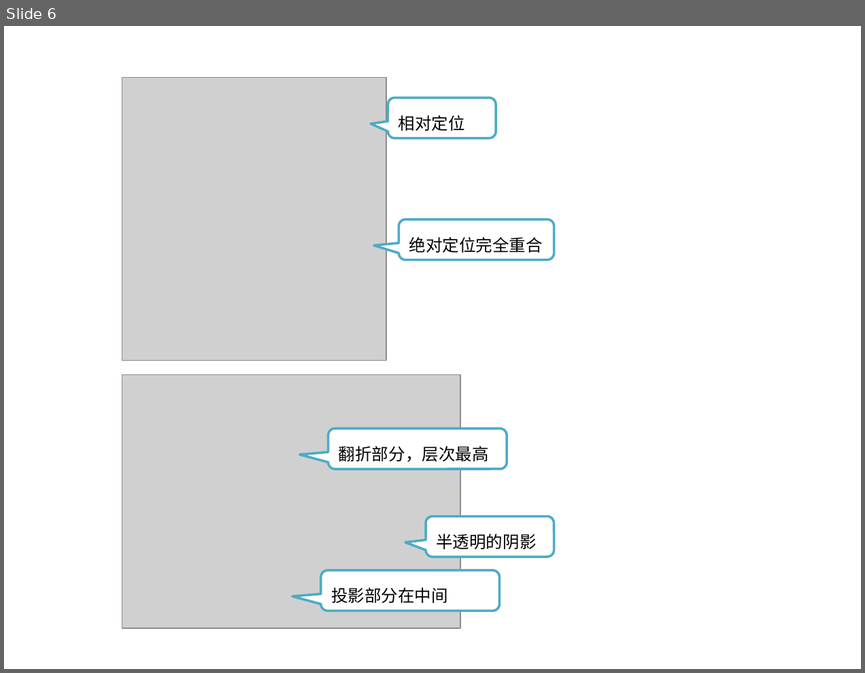
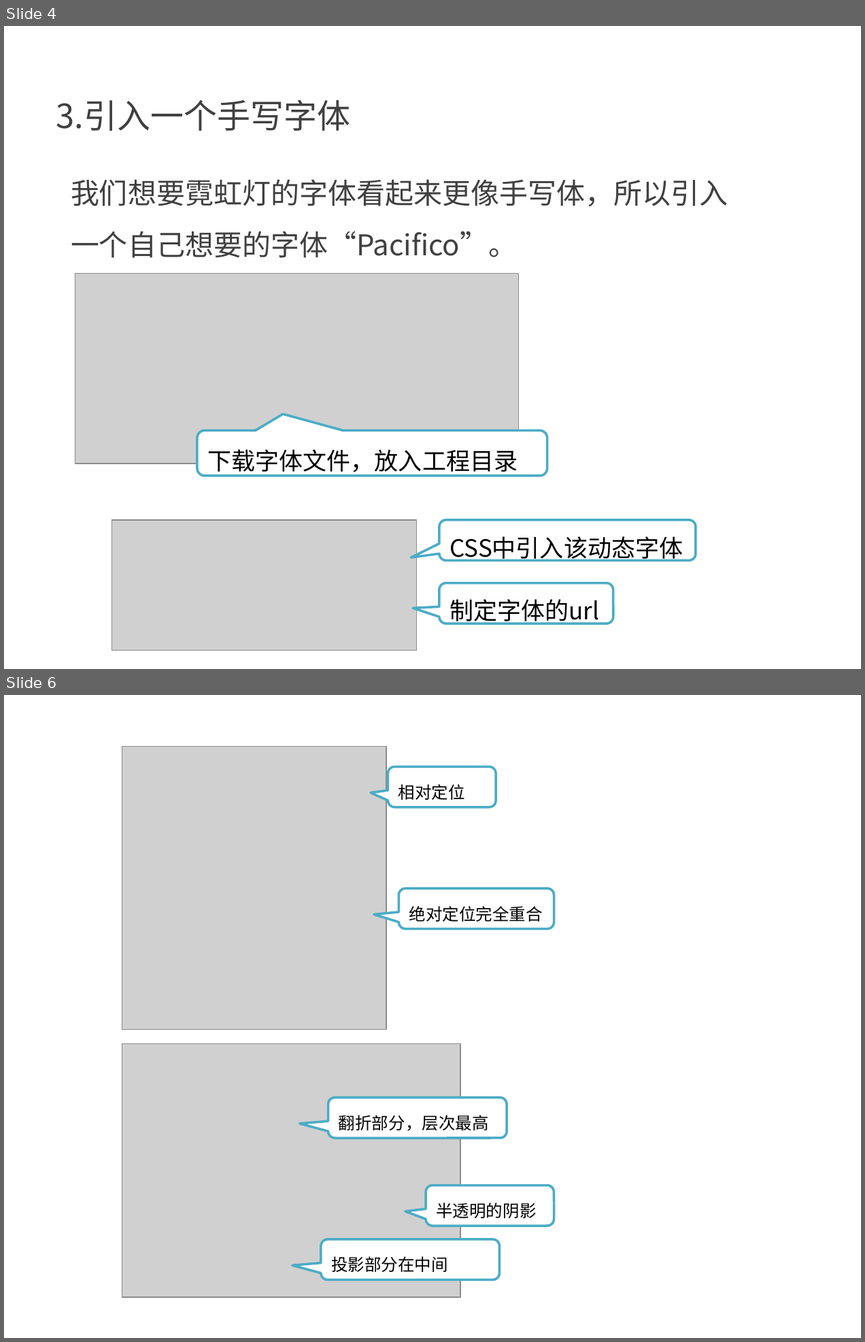
Before and after one commit to kong66/webAni, a slide deck: 6-neon/3DLetter.pptx. Shown one above the other, each under a label of ours: slide 6 before the commit, slides 4 and 6 after it; the slides between them are not shown. The pictures are 865x673 and 865x1342 pixels, drawn with LibreOffice and Linux fonts; fonts in the diff are those of the drawing; grey boxes stand for pictures. Boxes give left, top, right and bottom in pixels: in the first picture for what was removed or moved away, otherwise in the second. Text is boxed around its words. In the diff, an @@ line names an element or a change of style, - is before the commit and + after.

```diff
--- a/6-neon/3DLetter.pptx
+++ b/6-neon/3DLetter.pptx
@@ slide 4 added at (x1=4, y1=26, x2=861, y2=669), background #FFFFFF @@
@@ text added at (x1=56, y1=99, x2=350, y2=131), 28 pt, text #404040 @@
+3.引入一个手写字体
@@ text added at (x1=71, y1=179, x2=728, y2=258), 24 pt, text #404040 @@
+我们想要霓虹灯的字体看起来更像手写体，所以引入一个自己想要的字体“Pacifico”。
@@ picture added at (x1=75, y1=273, x2=518, y2=463) @@
@@ rounded speech box added at (x1=197, y1=431, x2=547, y2=476), fill #FFFFFF, outline #4BACC6 2 pt, 20 pt, text #000000 @@
+下载字体文件，放入工程目录
@@ picture added at (x1=112, y1=520, x2=416, y2=650) @@
@@ rounded speech box added at (x1=439, y1=520, x2=696, y2=560), fill #FFFFFF, outline #4BACC6 2 pt, 20 pt, text #000000 @@
+CSS中引入该动态字体
@@ rounded speech box added at (x1=439, y1=583, x2=613, y2=623), fill #FFFFFF, outline #4BACC6 2 pt, 20 pt, text #000000 @@
+制定字体的url
```
Also in this commit, not shown: 3 slides changed, 1 other slide added, 2 slides removed, 1 other file.
